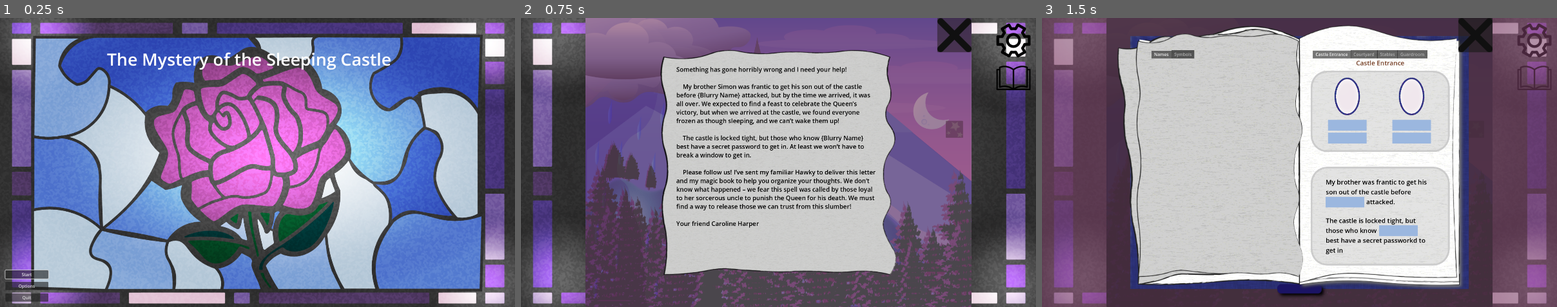
Above: before the commit, frames 1-3 (left to right).
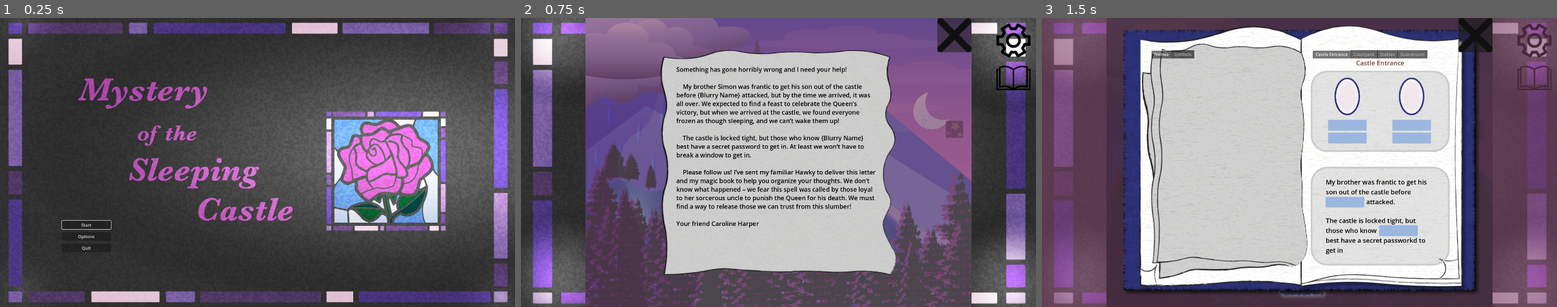
Above: after the commit, the same moments.

Repository: hwfwalton/SleepingCastleAlpha
Game: Godot game, scene res://root.tscn
The game is run twice, just before and just after one commit, with the same random seed, the same clock (stepped at 60 frames per second) and the same inputs.
Inputs (mouse positions are in pixels of both pictures, inside the frame that each line leads up to):
- Up to frame 1 (0.25 s): no input
- Up to frame 2 (0.75 s): click "Start" at 0.5 s
- Up to frame 3 (1.5 s): click (1536, 78) at 1.25 s

The runs differ from the first frame. In frame 1, 80% of the frame differs, in the area x 0-100%, y 0-100%; in frame 2, nothing differs; in frame 3, 14%.

Commit message:
Updated StartScreen and BookView backgrounds
Uploaded new assets, removed unused ones

Diff:
--- a/BookView/book_view.tscn
+++ b/BookView/book_view.tscn
@@ -1,13 +1,13 @@
 [gd_scene load_steps=9 format=3 uid="uid://dppvl8up7h4br"]
 
-[ext_resource type="Texture2D" uid="uid://dq4h7g2625nft" path="res://assets/booknobackground.svg" id="1_84uaa"]
 [ext_resource type="Script" path="res://BookView/book_view.gd" id="1_qo7gd"]
 [ext_resource type="Resource" uid="uid://d1ymuglidjrr0" path="res://resources/player_state.tres" id="2_dv4bw"]
 [ext_resource type="Texture2D" uid="uid://civmffyad70rv" path="res://assets/close_128.png" id="3_5nm8o"]
+[ext_resource type="Texture2D" uid="uid://byvg7qb5j2l1e" path="res://assets/book3pagesresized12.21.png" id="3_agk65"]
 [ext_resource type="PackedScene" uid="uid://cd0qwo0augsda" path="res://BookView/puzzle_pages/puzzle_pages/castle0_page_0.tscn" id="4_rpv8k"]
 [ext_resource type="PackedScene" uid="uid://0lvlbnj150ub" path="res://BookView/puzzle_pages/puzzle_pages/castle1_page_0.tscn" id="5_ppxmw"]
-[ext_resource type="PackedScene" uid="uid://b81tumioqdgjl" path="res://BookView/puzzle_pages/puzzle_pages/stables_page_0.tscn" id="6_bijfd"]
-[ext_resource type="PackedScene" uid="uid://dv4lqeidsuem1" path="res://BookView/puzzle_pages/puzzle_pages/guardroom_page_0.tscn" id="7_xwycs"]
+[ext_resource type="PackedScene" path="res://BookView/puzzle_pages/puzzle_pages/stables_page_0.tscn" id="6_bijfd"]
+[ext_resource type="PackedScene" path="res://BookView/puzzle_pages/puzzle_pages/guardroom_page_0.tscn" id="7_xwycs"]
 
 [node name="BookView" type="Control"]
 layout_mode = 3
@@ -85,7 +85,7 @@
 
 [node name="Sprite2D" type="Sprite2D" parent="BookViewSubViewportContainer/SubViewport/BookPort/BookBackgroundAnchor"]
 scale = Vector2(1.2, 1.2)
-texture = ExtResource("1_84uaa")
+texture = ExtResource("3_agk65")
 
 [node name="PagesContainer" type="HBoxContainer" parent="BookViewSubViewportContainer/SubViewport/BookPort"]
 layout_mode = 1
--- a/main_menu.tscn
+++ b/main_menu.tscn
@@ -2,7 +2,7 @@
 
 [ext_resource type="Script" path="res://scripts/main_menu.gd" id="1_sly1o"]
 [ext_resource type="Theme" uid="uid://cl8j1lod7ob4" path="res://themes/game_theme.tres" id="2_rnp50"]
-[ext_resource type="Texture2D" uid="uid://bjcdhuyeu08lo" path="res://assets/roseglassBG.png" id="2_swm8l"]
+[ext_resource type="Texture2D" uid="uid://bfg5klmbsen6k" path="res://assets/startscreen_wide.png" id="2_tbyk4"]
 
 [node name="MainMenu" type="Control"]
 layout_mode = 3
@@ -14,17 +14,21 @@
 script = ExtResource("1_sly1o")
 
 [node name="Sprite2D" type="Sprite2D" parent="."]
-texture = ExtResource("2_swm8l")
+texture = ExtResource("2_tbyk4")
 offset = Vector2(960, 540)
 
 [node name="MarginContainer" type="MarginContainer" parent="."]
 custom_minimum_size = Vector2(200, 0)
 layout_mode = 1
-anchors_preset = 2
-anchor_top = 1.0
-anchor_bottom = 1.0
-offset_top = -157.0
-offset_right = 150.0
+anchors_preset = -1
+anchor_left = 0.234
+anchor_top = 0.649
+anchor_right = 0.272
+anchor_bottom = 0.649
+offset_left = -238.08
+offset_top = 37.4
+offset_right = -88.08
+offset_bottom = 194.4
 grow_vertical = 0
 theme = ExtResource("2_rnp50")
 
@@ -45,16 +49,6 @@
 focus_neighbor_bottom = NodePath("../StartButton")
 text = "Quit"
 
-[node name="Label" type="Label" parent="."]
-layout_mode = 0
-offset_left = 398.0
-offset_top = 109.0
-offset_right = 1461.0
-offset_bottom = 197.0
-theme_override_font_sizes/font_size = 64
-text = "The Mystery of the Sleeping Castle"
-horizontal_alignment = 1
-
 [connection signal="ready" from="." to="." method="_on_ready"]
 [connection signal="pressed" from="MarginContainer/VBoxContainer/StartButton" to="." method="_on_start_button_pressed"]
 [connection signal="pressed" from="MarginContainer/VBoxContainer/OptionsButton" to="." method="_on_options_button_pressed"]
Not shown: 1 places in BookView/puzzle_pages/puzzle_zones/stables_zone_1.tscn that only renumber resources
Not shown: 1 places in BookView/puzzle_pages/puzzle_zones/stables_zone_1_alt.tscn that only renumber resources
Binary file added: assets/book3pagesresized12.21.png
Not shown, changed: assets/book3pagesresized12.21.png.import
Binary file removed: assets/booknobackground.png
Binary file removed: assets/roseglassBG.png
Binary file added: assets/startscreen_wide.png
Not shown, changed: assets/startscreen_wide.png.import
